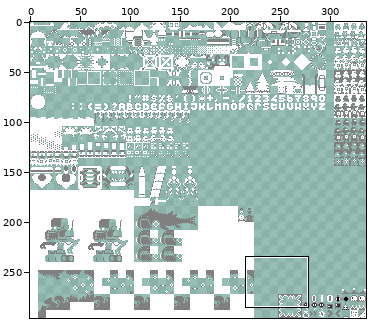
Sprite sheet, stored at Graybox/Assets/_Project/Art/graybox_full_tileset.png. Above: a wide view before the commit, with the close-up outlined.
Close-up. Before:
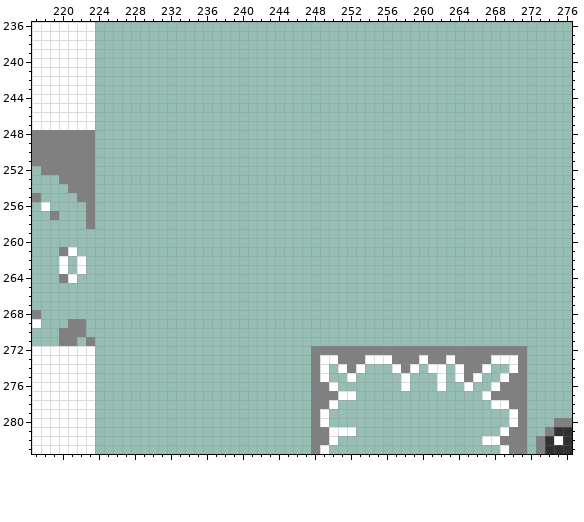
The file is 336x296 pixels. Shown: x 217..276, y 236..283.
Once edited:
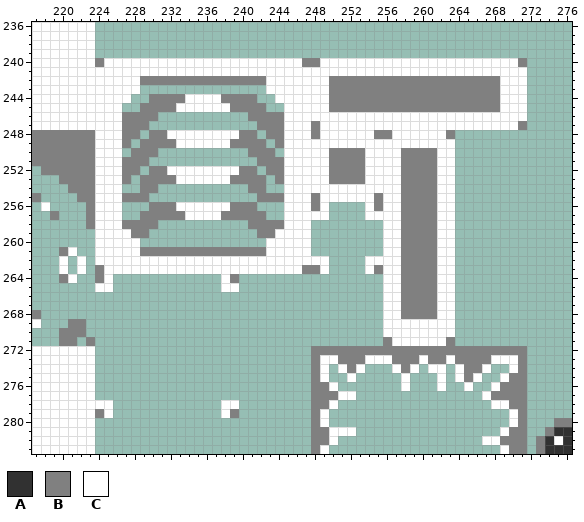
Palette (. is transparent): A #313131  B #808080  C #ffffff
Change:
y 240: x 224..271 ................................................ -> BCCCCCCCCCCCCCCCCCCCCCCBBCCCCCCCCCCCCCCCCCCCCCCB
y 241: x 224..271 ................................................ -> CCCCCCCCCCCCCCCCCCCCCCCCCCCCCCCCCCCCCCCCCCCCCCCC
y 242: x 224..271 ................................................ -> CCCCCBBBBBBBBBBBBBBCCCCCCCBBBBBBBBBBBBBBBBBBBCCC
y 243: x 224..228 ..... -> CCCCC; x 243..271 ............................. -> CCCCCCCBBBBBBBBBBBBBBBBBBBCCC
y 244: x 224..227 .... -> CCCC; x 230..241 ............ -> BBBBCCCCBBBB; x 244..271 ............................ -> CCCCCCBBBBBBBBBBBBBBBBBBBCCC
y 245: x 224..226 ... -> CCC; x 229..242 .............. -> BBBBCCCCCCBBBB; x 245..271 ........................... -> CCCCCBBBBBBBBBBBBBBBBBBBCCC
y 246: x 224..230 ....... -> CCCBBBB; x 241..271 ............................... -> BBBBCCCCCCCCCCCCCCCCCCCCCCCCCCC
y 247: x 224..229 ...... -> CCCBBB; x 242..271 .............................. -> BBBCCCBCCCCCCCCCCCCCCCCCCCCCCB
y 248: x 224..228 ..... -> CCCBB; x 230..241 ............ -> BBCCCCCCCCBB; x 243..263 ..................... -> BBCCCBCCCCCCBBCCCCCCB
y 249: x 224..227 .... -> CCCB; x 229..242 .............. -> BBBBCCCCCCBBBB; x 244..263 .................... -> BCCCCCCCCCCCCCCCCCCC
y 250: x 224..226 ... -> CCC; x 228..230 ... -> BBB; x 241..243 ... -> BBB; x 245..263 ................... -> CCCCCBBBBCCCCBBBBCC
y 251: x 224..229 ...... -> CCCBBB; x 242..263 ...................... -> BBBCCCCCBBBBCCCCBBBBCC
y 252: x 224..228 ..... -> CCCBB; x 230..241 ............ -> BBCCCCCCCCBB; x 243..263 ..................... -> BBCCCCCBBBBCCCCBBBBCC
y 253: x 224..227 .... -> CCCB; x 229..242 .............. -> BBBBCCCCCCBBBB; x 244..263 .................... -> BCCCCCBBBBCCCCBBBBCC
y 254: x 224..226 ... -> CCC; x 229..230 .. -> BB; x 241..242 .. -> BB; x 245..263 ................... -> CCCCCCCCCCCCCBBBBCC
y 255: x 224..229 ...... -> CCCBBB; x 242..263 ...................... -> BBBCCCBCCCCCCBCCBBBBCC
y 256: x 224..226 ... -> CCC; x 230..241 ............ -> BBBCCCCCCBBB; x 245..249 ..... -> CCCBC; x 254..263 .......... -> CBCCBBBBCC
y 257: x 224..226 ... -> CCC; x 229..242 .............. -> BBBBBCCCCBBBBB; x 245..249 ..... -> CCCCC; x 254..263 .......... -> CCCCBBBBCC
y 258: x 224..230 ....... -> CCCBBBB; x 241..247 ....... -> BBBBCCC; x 256..263 ........ -> CCBBBBCC
y 259: x 224..229 ...... -> CCCCBB; x 242..247 ...... -> BBCCCC; x 256..263 ........ -> CCBBBBCC
y 260: x 224..228 ..... -> CCCCC; x 243..247 ..... -> CCCCC; x 256..263 ........ -> CCBBBBCC
y 261: x 224..247 ........................ -> CCCCCBBBBBBBBBBBBBBCCCCC; x 256..263 ........ -> CCBBBBCC
y 262: x 224..249 .......................... -> CCCCCCCCCCCCCCCCCCCCCCCCCC; x 254..263 .......... -> CCCCBBBBCC
y 263: x 224..249 .......................... -> BCCCCCCCCCCCCCCCCCCCCCCBBC; x 254..263 .......... -> CBCCBBBBCC
y 264: x 224..225 .. -> BC; x 238..239 .. -> CB; x 256..263 ........ -> CCBBBBCC
y 265: x 224..225 .. -> CC; x 238..239 .. -> CC; x 256..263 ........ -> CCBBBBCC
y 266..268: x 256..263 ........ -> CCBBBBCC
y 269..270: x 256..263 ........ -> CCCCCCCC
y 271: x 256..263 ........ -> BCCCCCCB
y 278: x 224..225 .. -> CC; x 238..239 .. -> CC
y 279: x 224..225 .. -> BC; x 238..239 .. -> CB
Boxes around the changes in both close-ups, in picture pixels (x1, y1, x2, y2):
added: (95, 58, 527, 346)
added: (95, 400, 113, 418)
added: (221, 400, 239, 418)
